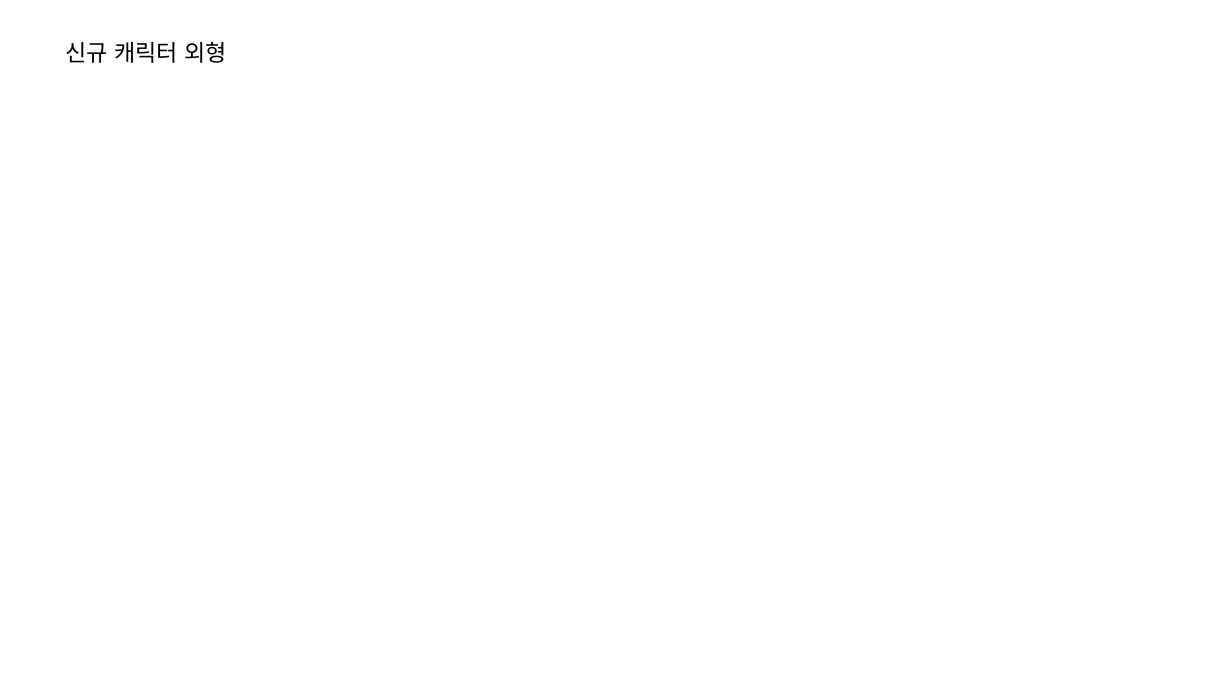
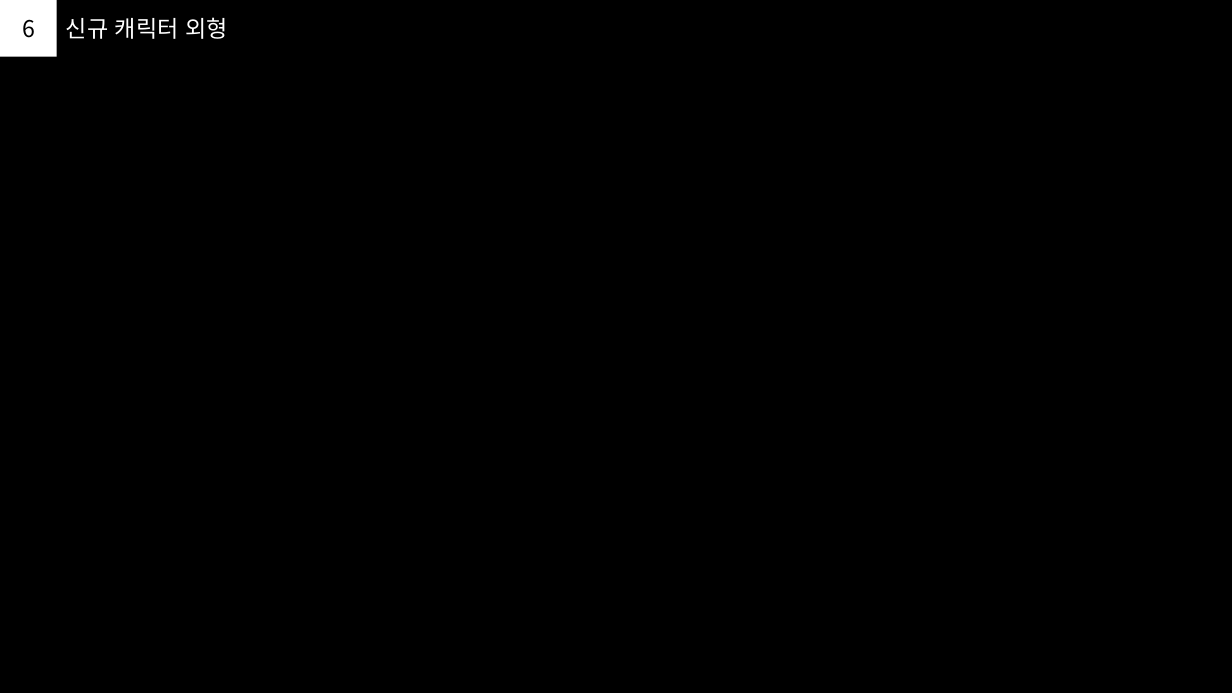
Before and after one commit to PhenomJ/GameDesign, a slide deck: slide 7 of 가디언 테일즈/1. PPT/신규_캐릭터_기획.pptx. Drawn at 1232x693 pixels with LibreOffice and Linux fonts; fonts in the diff are those of the drawing. Boxes give left, top, right and bottom in pixels: in the first picture for what was removed or moved away, otherwise in the second. Text is boxed around its words. In the diff, an @@ line names an element or a change of style, - is before the commit and + after.

```diff
--- a/가디언 테일즈/1. PPT/신규_캐릭터_기획.pptx
+++ b/가디언 테일즈/1. PPT/신규_캐릭터_기획.pptx
@@ background #FFFFFF to #000000 @@
@@ rectangle added at [0, 0, 56, 56], fill #FFFFFF, 18 pt, text #000000 @@
+6
@@ text "신규 캐릭터 외형": place and size @@
-text "신규 캐릭터 외형" at [65, 41, 227, 63]
+text "신규 캐릭터 외형" at [66, 17, 228, 39]
@@ text "신규 캐릭터 외형" at [66, 17, 228, 39]: text colour #000000 to #FFFFFF @@
```
Also in this commit, not shown: 10 other slides changed, 1 slide added, 1 slide removed.
